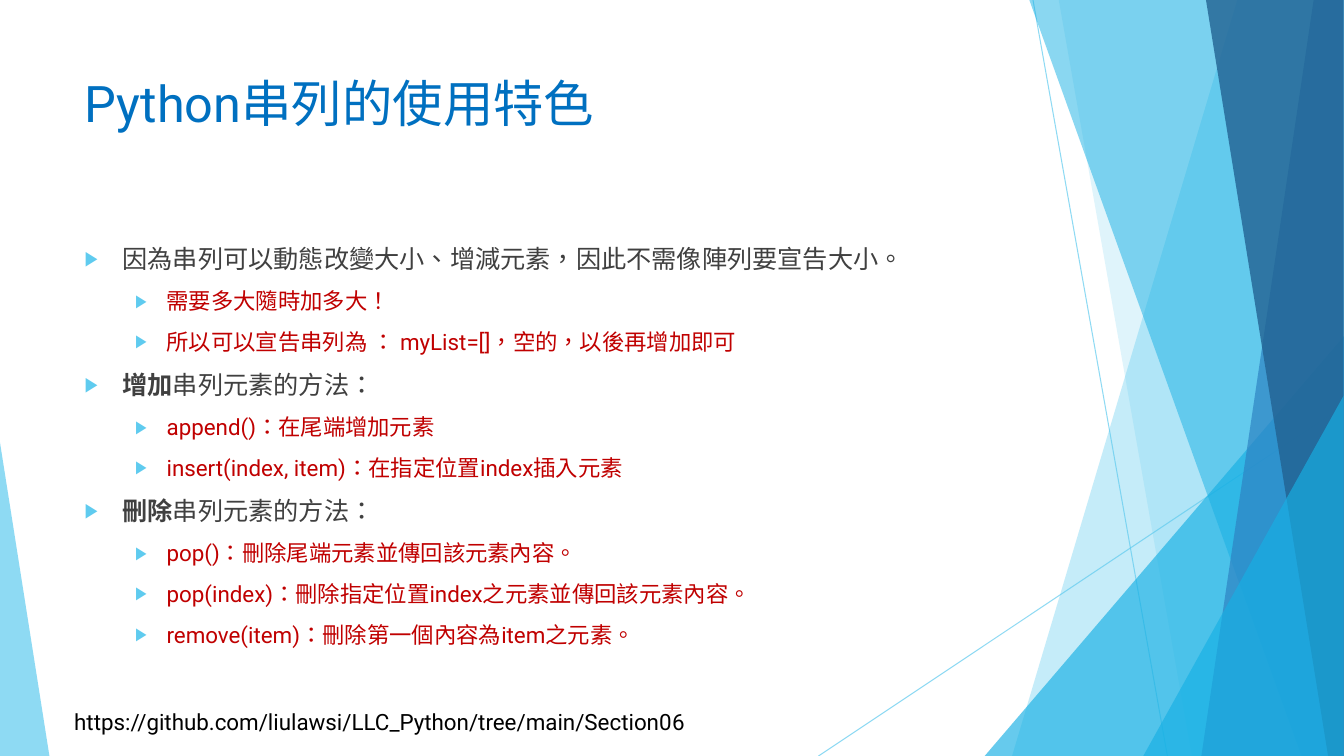
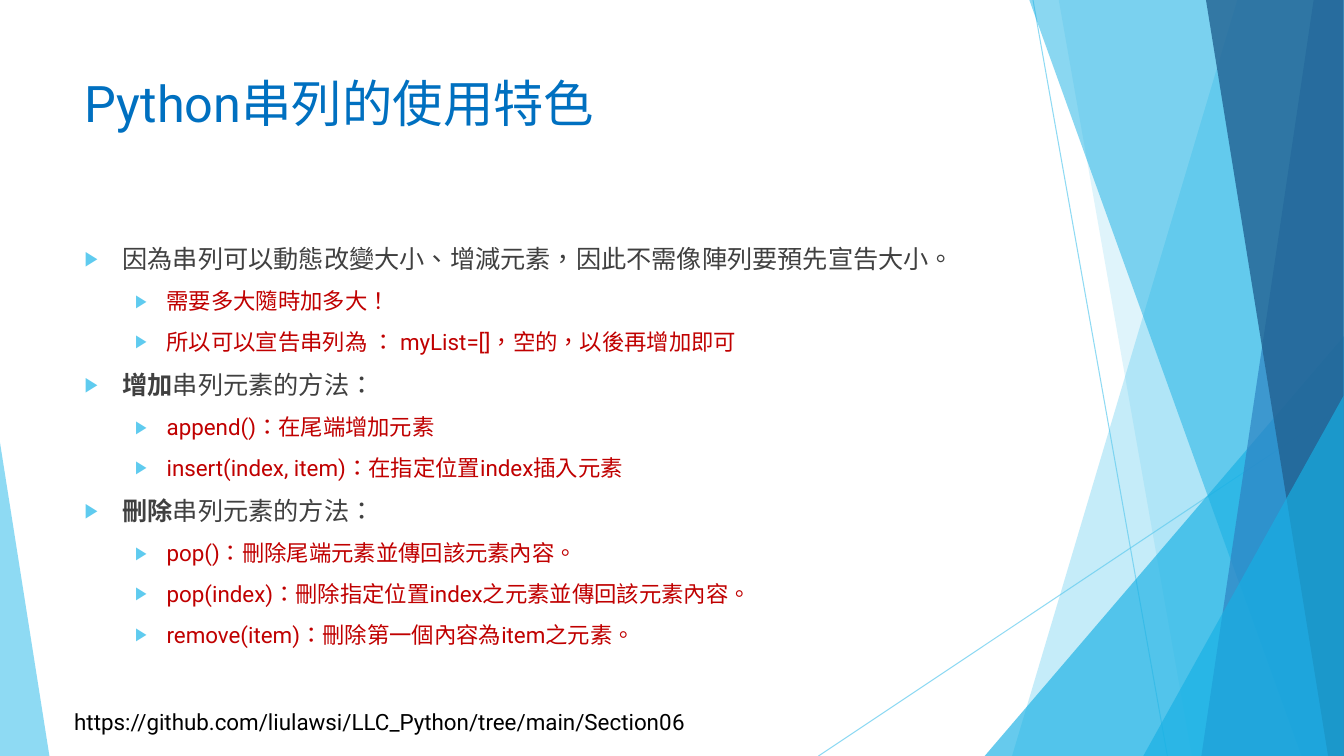
Before and after one commit to liulawsi/My_PPTs, a slide deck: slide 7 of LCC/Python/06_串列(List)一定要認識.pptx. Drawn at 1344x756 pixels with LibreOffice and Linux fonts; fonts in the diff are those of the drawing; background and template pictures are left out. Boxes give left, top, right and bottom in pixels: in the first picture for what was removed or moved away, otherwise in the second. Text is boxed around its words. In the diff, an @@ line names an element or a change of style, - is before the commit and + after.

```diff
--- a/LCC/Python/06_串列(List)一定要認識.pptx
+++ b/LCC/Python/06_串列(List)一定要認識.pptx
@@ text at (123,247,955,271): text changed @@
-▶ 因為串列可以動態改變大小、增減元素，因此不需像陣列要宣告大小。
+▶ 因為串列可以動態改變大小、增減元素，因此不需像陣列要預先宣告大小。
```
Also in this commit, not shown: 16 other slides changed, 20 slides added, 1 other file.
